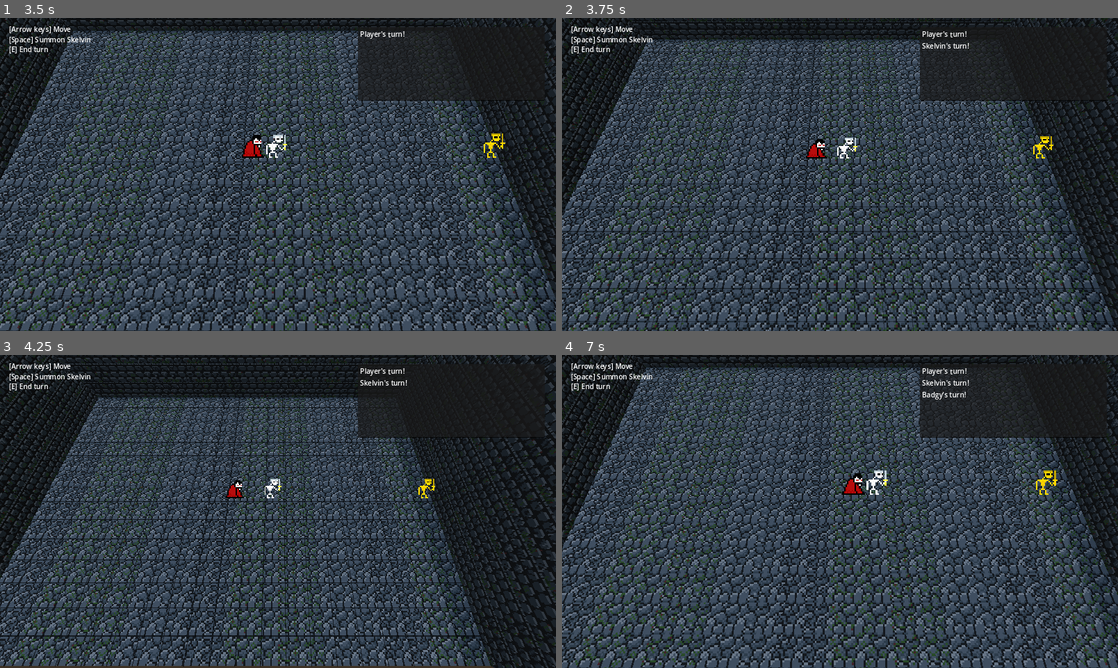
Above: before the commit, frames 1-4 (two rows, left to right).
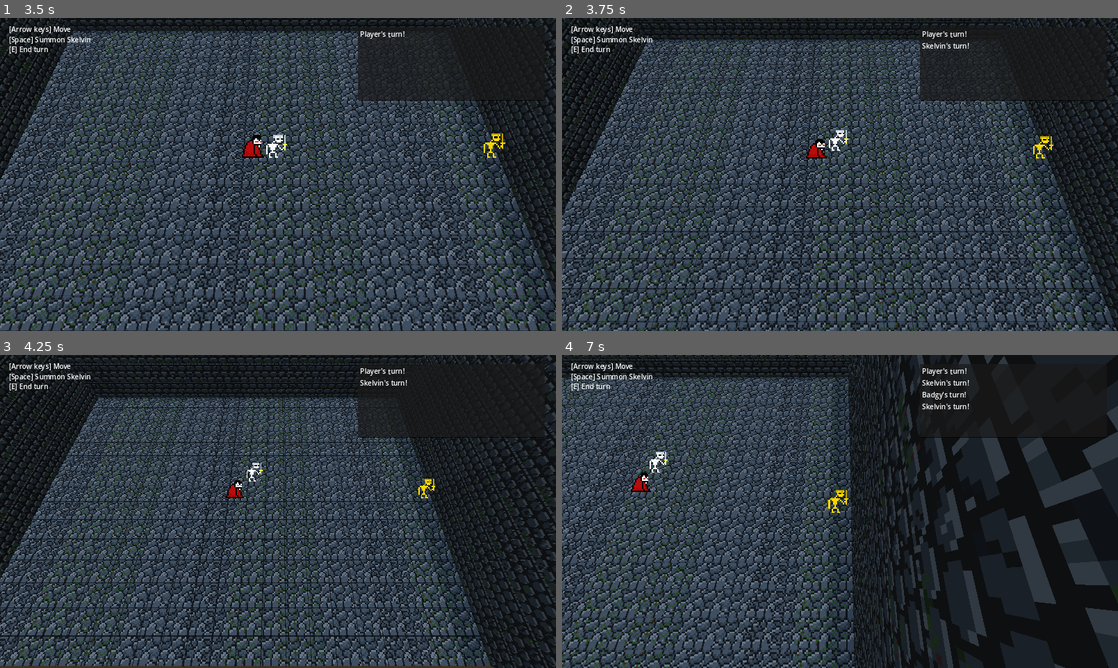
Above: after the commit, the same moments.

Repository: FlamingRat/ldjam55
Game: Godot game, scene res://levels/overworld.tscn
Same seed, same stepped clock (60 frames per second), same inputs: the game is played once before the commit and once after it.
Inputs:
- Up to frame 1 (3.5 s): tap Enter (ui_accept) at 0.5, 0.77, 1.52, 3.02 s; hold Right (ui_right) 0.53-1.28 s; tap E (end_turn) every 0.75 s from 0.6 to 2.85 s; hold Down (ui_down) 1.28-2.03 s; hold Right (ui_right) 2.03-2.78 s; hold Up (ui_up) from 2.78 s (still down)
- Up to frame 2 (3.75 s): release Up (ui_up) at 3.53 s; hold Left (ui_left) from 3.53 s (still down); tap E (end_turn) at 3.6 s
- Up to frame 3 (4.25 s): keep holding Left (ui_left); tap Enter (ui_accept) at 3.77 s
- Up to frame 4 (7 s): tap E (end_turn) every 0.75 s from 4.35 to 6.6 s; tap Enter (ui_accept) at 4.52, 6.02, 6.77 s; release Left (ui_left) at 5.03 s; hold Down (ui_down) 5.03-5.78 s; hold Right (ui_right) 5.78-6.53 s; hold Up (ui_up) from 6.53 s (still down)

Frame 1 is identical in both runs. In frame 2, 0.2% of the frame differs, in the area x 48-54%, y 35-45%; in frame 3, 0.1%; in frame 4, 59%, in the area x 0-100%, y 0-100%.

Commit message:
Snap to grid on movement

Diff:
--- a/common/character_movement_controller.gd
+++ b/common/character_movement_controller.gd
@@ -5,15 +5,37 @@
 @export var animation_tree: AnimationTree
 @export var collision_detector: RayCast3D
 var facing_right = true
+var moving_direction = Vector3.ZERO
+
+
+func snap_to_grid():
+	var parent: Node3D = get_parent()
+	if moving_direction.x and not is_integer(parent.global_position.x):
+		if moving_direction.x > 0:
+			parent.global_position.x = ceil(parent.global_position.x)
+		else:
+			parent.global_position.x = floor(parent.global_position.x)
+
+	if moving_direction.z and not is_integer(parent.global_position.z):
+		if moving_direction.z > 0:
+			parent.global_position.z = ceil(parent.global_position.z)
+		else:
+			parent.global_position.z = floor(parent.global_position.z)
+
+
+func is_integer(n: float):
+	var integer = floor(n)
+	return n - integer == 0
 
 
 func move(dir: Vector3) -> void:
 	var move_tween := create_tween()
 	var parent = get_parent()
 	if not movement_allowed(dir):
-		## TODO: play movement blocked sound
 		return
 
+	snap_to_grid()
+	moving_direction = dir
 	move_tween.tween_property(parent, "global_position", parent.global_position + dir, 0.3)
 
 	if dir.x < 0 and facing_right:
@@ -33,18 +55,20 @@
 		return true
 
 	collision_detector.global_position = get_parent().global_position
-	collision_detector.target_position = direction
+	collision_detector.target_position = direction * 1.5
 	var collisions = []
+	collision_detector.force_raycast_update()
 	while collision_detector.get_collider():
 		collision_detector.force_raycast_update()
 
-		var coll = collision_detector.get_collider()
+		var coll := collision_detector.get_collider()
+		if not coll:
+			continue
+
 		collisions.append(coll)
 		collision_detector.add_exception(coll)
 
 	collision_detector.clear_exceptions()
-	print('Checking colliders ', collisions)
-
 	return not collisions.any(is_hitbox)
 
 
--- a/common/hitbox.tscn
+++ b/common/hitbox.tscn
@@ -3,7 +3,6 @@
 [ext_resource type="Script" path="res://common/hitbox.gd" id="1_4ii4y"]
 
 [sub_resource type="BoxShape3D" id="BoxShape3D_isdkp"]
-size = Vector3(0.95, 0.95, 0.95)
 
 [node name="Hitbox" type="Area3D"]
 script = ExtResource("1_4ii4y")
--- a/common/wander_movement.gd
+++ b/common/wander_movement.gd
@@ -3,14 +3,6 @@
 
 
 @export var movement_controller: CharacterMovementController
-
-
-var actions = {
-	1: func(): movement_controller.move(Vector3.RIGHT),
-	2: func(): movement_controller.move(Vector3.LEFT),
-	3: func(): movement_controller.move(Vector3.FORWARD),
-	4: func(): movement_controller.move(Vector3.BACK),
-}
 
 
 func rand():
@@ -27,4 +19,5 @@
 		if movement_controller.movement_allowed(dir):
 			directions.append(dir)
 
+	print(directions)
 	return directions
--- a/enemies/badgy.tscn
+++ b/enemies/badgy.tscn
@@ -153,6 +153,8 @@
 collision_detector = NodePath("CollisionDetector")
 
 [node name="CollisionDetector" type="RayCast3D" parent="CharacterMovementController"]
+target_position = Vector3(1, 0, 0)
+hit_from_inside = true
 collide_with_areas = true
 
 [node name="AttackRange" parent="." instance=ExtResource("5_mrubn")]
--- a/levels/overworld.tscn
+++ b/levels/overworld.tscn
@@ -169,7 +169,7 @@
 transform = Transform3D(1, 0, 0, 0, 1, 0, 0, 0, 1, 10, 0, 0)
 script = ExtResource("3_r3tab")
 spawn = ExtResource("3_qrpkt")
-spawn_cooldown = 2
+spawn_cooldown = 1
 
 [node name="CharacterTurnListener" type="Node" parent="Spawner"]
 script = ExtResource("5_6jcuj")
--- a/summons/skelvin.tscn
+++ b/summons/skelvin.tscn
@@ -185,6 +185,8 @@
 movement_controller = NodePath("../CharacterMovementController")
 
 [node name="CollisionDetector" type="RayCast3D" parent="."]
+target_position = Vector3(1, 0, 0)
+hit_from_inside = true
 collide_with_areas = true
 
 [connection signal="on_turn" from="CharacterTurnListener" to="." method="_on_character_turn_listener_on_turn"]
